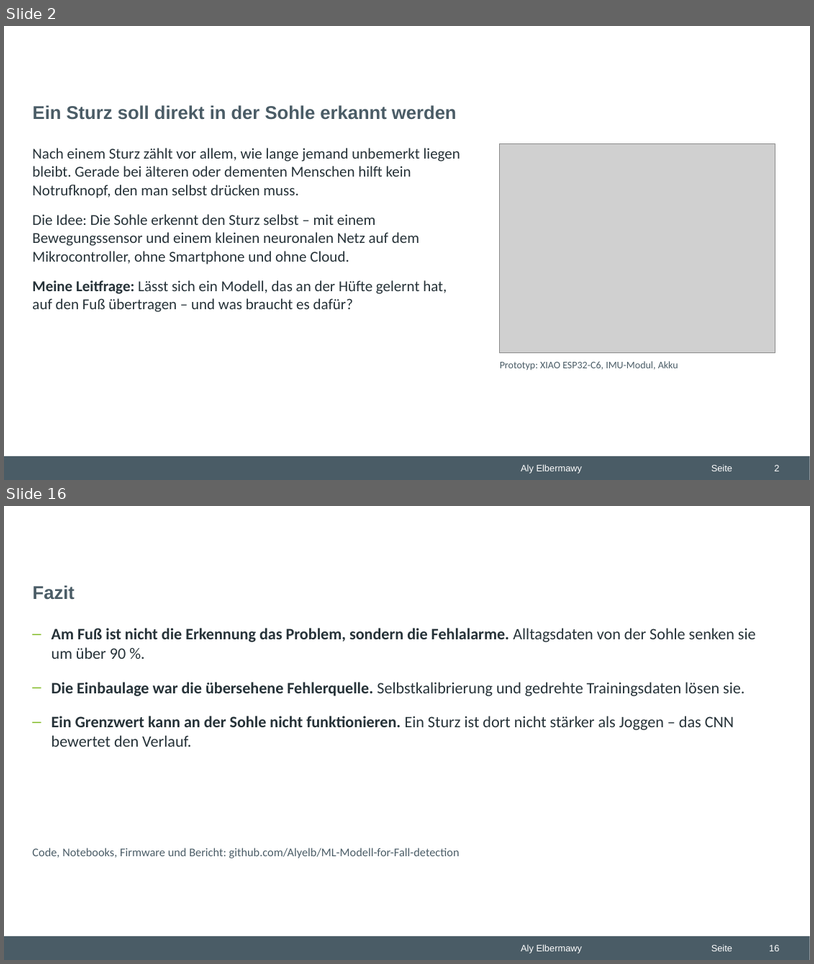
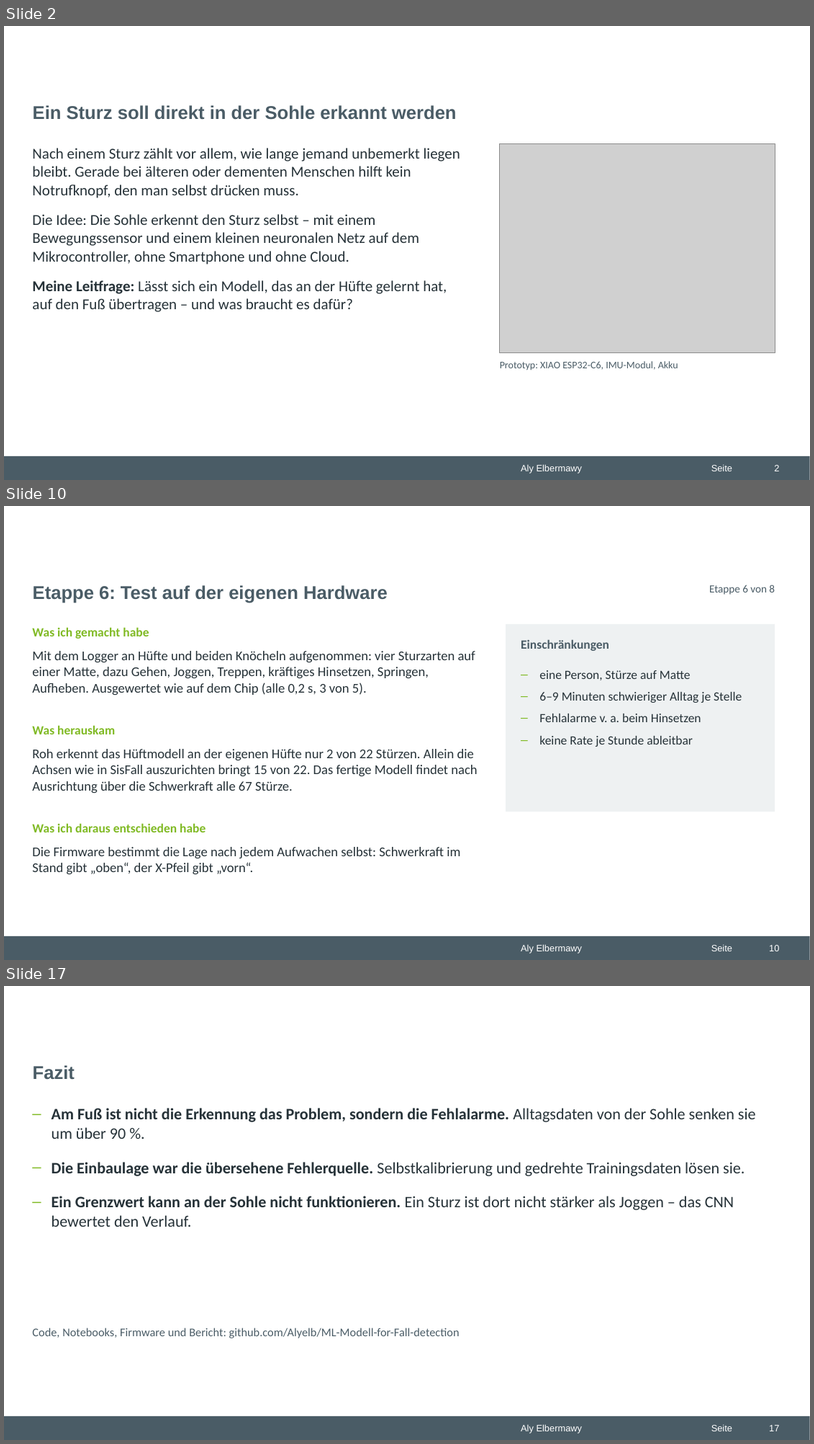
Before and after one commit to Alyelb/ML-Modell-for-Fall-detection, a slide deck: praesentation/2_Projekt_Sturzerkennung.pptx. Shown one above the other, each under a label of ours: slides 2 and 16 before the commit, slides 2, 10 and 17 after it; the slides between them are not shown. The pictures are 814x964 and 814x1444 pixels, drawn with LibreOffice and Linux fonts; fonts in the diff are those of the drawing; grey boxes stand for pictures; background and template pictures are left out. Boxes give left, top, right and bottom in pixels: in the first picture for what was removed or moved away, otherwise in the second. Text is boxed around its words. In the diff, an @@ line names an element or a change of style, - is before the commit and + after.

```diff
--- a/praesentation/2_Projekt_Sturzerkennung.pptx
+++ b/praesentation/2_Projekt_Sturzerkennung.pptx
@@ slide 10 added at bbox=[4, 506, 810, 960], background #FFFFFF; not listed: 3 template elements that a slide beside it also shows @@
@@ title added at bbox=[33, 585, 388, 603], 22 pt, text #4A5C66, bold @@
+Etappe 6: Test auf der eigenen Hardware
@@ text added at bbox=[710, 584, 775, 595], 13 pt, text #4A5C66 @@
+Etappe 6 von 8
@@ text added at bbox=[32, 627, 149, 638], 15 pt, text #80BA24, bold @@
+Was ich gemacht habe
@@ rectangle added at bbox=[506, 624, 775, 811], fill #EEF1F2 @@
@@ text added at bbox=[32, 651, 476, 695], 16 pt, text #263238 @@
+Mit dem Logger an Hüfte und beiden Knöcheln aufgenommen: vier Sturzarten auf einer Matte, dazu Gehen, Joggen, Treppen, kräftiges Hinsetzen, Springen, Aufheben. Ausgewertet wie auf dem Chip (alle 0,2 s, 3 von 5).
@@ text added at bbox=[521, 639, 610, 651], 15 pt, text #4A5C66, bold @@
+Einschränkungen
@@ text added at bbox=[540, 670, 742, 746], 15 pt, text #263238 @@
+– eine Person, Stürze auf Matte
+– 6–9 Minuten schwieriger Alltag je Stelle
+– Fehlalarme v. a. beim Hinsetzen
+– keine Rate je Stunde ableitbar
@@ text added at bbox=[32, 725, 115, 734], 15 pt, text #80BA24, bold @@
+Was herauskam
@@ text added at bbox=[32, 749, 477, 793], 16 pt, text #263238 @@
+Roh erkennt das Hüftmodell an der eigenen Hüfte nur 2 von 22 Stürzen. Allein die Achsen wie in SisFall auszurichten bringt 15 von 22. Das fertige Modell findet nach Ausrichtung über die Schwerkraft alle 67 Stürze.
@@ text added at bbox=[32, 823, 206, 832], 15 pt, text #80BA24, bold @@
+Was ich daraus entschieden habe
@@ text added at bbox=[32, 847, 460, 874], 16 pt, text #263238 @@
+Die Firmware bestimmt die Lage nach jedem Aufwachen selbst: Schwerkraft im Stand gibt „oben“, der X-Pfeil gibt „vorn“.
@@ page number added at bbox=[769, 944, 779, 951], 11 pt, text #FFFFFF @@
+10
@@ what was slide 16 is now slide 17 @@
@@ page number at bbox=[769, 1424, 779, 1431]: text changed @@
-16
+17
```
Also in this commit, not shown: 3 slides changed, 10 other slides added, 10 slides removed, 3 other files.
